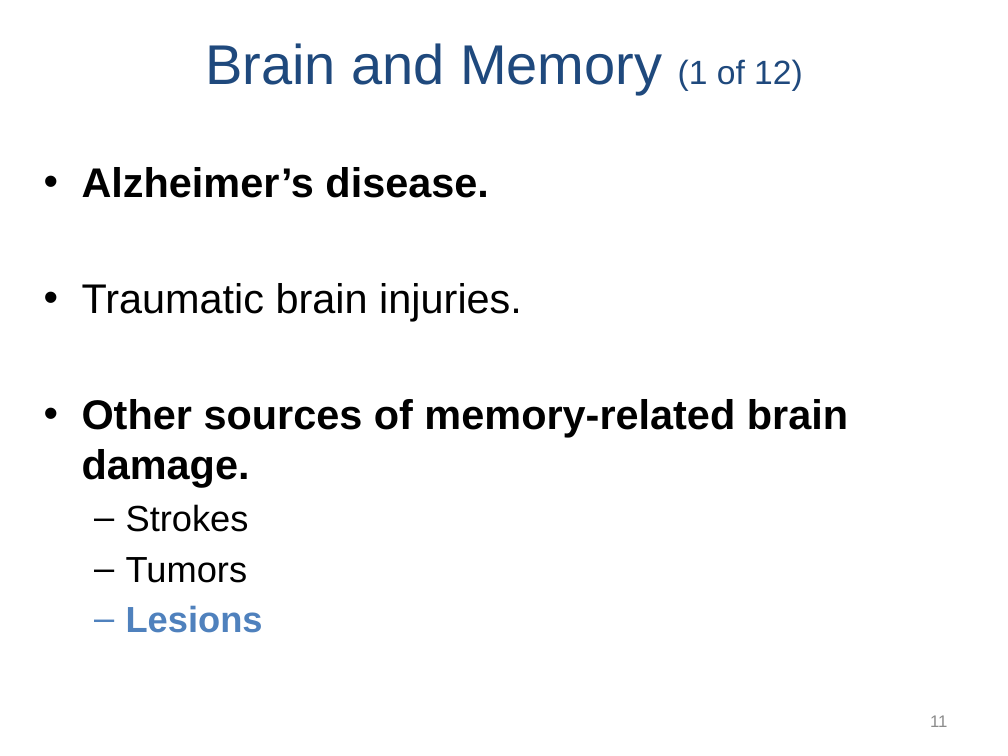
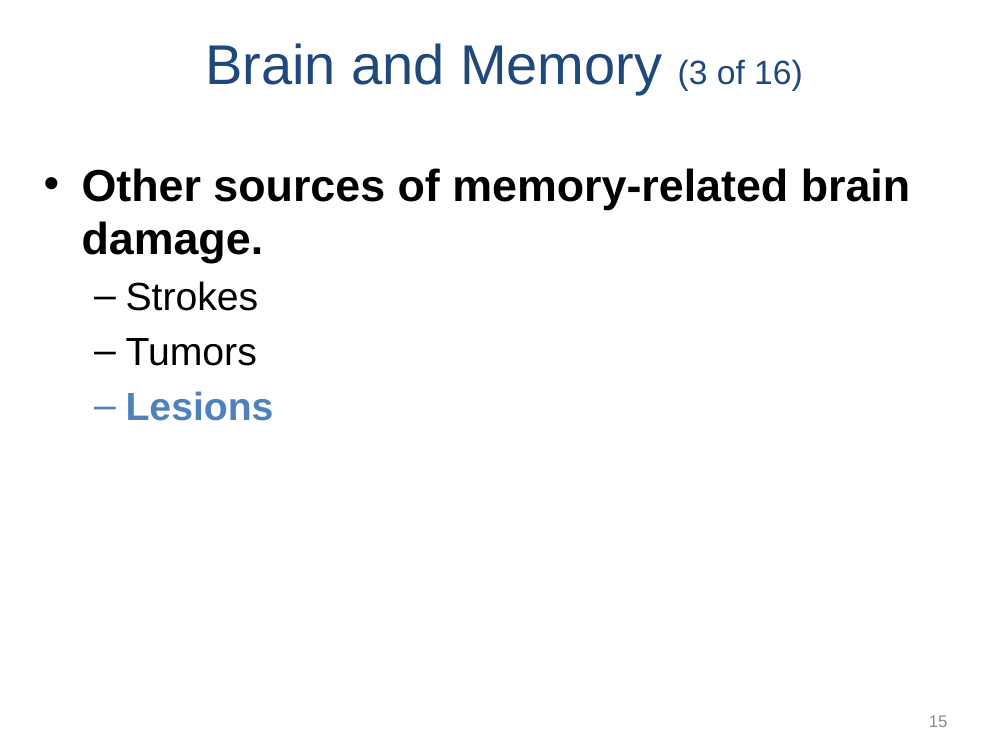
Before and after one commit to npm27/Teaching-Materials, a slide deck: slide 15 of Memory/Slides/Chapter 2.PPTX (slide 11 before the commit). Drawn at 1008x756 pixels with LibreOffice and Linux fonts; fonts in the diff are those of the drawing. Boxes give left, top, right and bottom in pixels: in the first picture for what was removed or moved away, otherwise in the second. Text is boxed around its words. In the diff, an @@ line names an element or a change of style, - is before the commit and + after.

```diff
--- a/Memory/Slides/Chapter 2.PPTX
+++ b/Memory/Slides/Chapter 2.PPTX
@@ title at box(205, 43, 803, 94): text changed @@
-Brain and Memory (1 of 12)
+Brain and Memory (3 of 16)
@@ text "Other sources of memory-related brain ..." at box(82, 168, 910, 421): size 29.6 to 32 pt in "Other sources of memory-related brain damage."; size 25.9 to 28 pt in "Strokes", "Tumors", "Lesions" @@
@@ text at box(82, 167, 522, 321): paragraphs removed @@
-• Alzheimer’s disease.
-• Traumatic brain injuries.
@@ page number at box(929, 715, 948, 727): text changed @@
-11
+15
```
Also in this commit, not shown: 16 other slides changed, 9 slides added.
